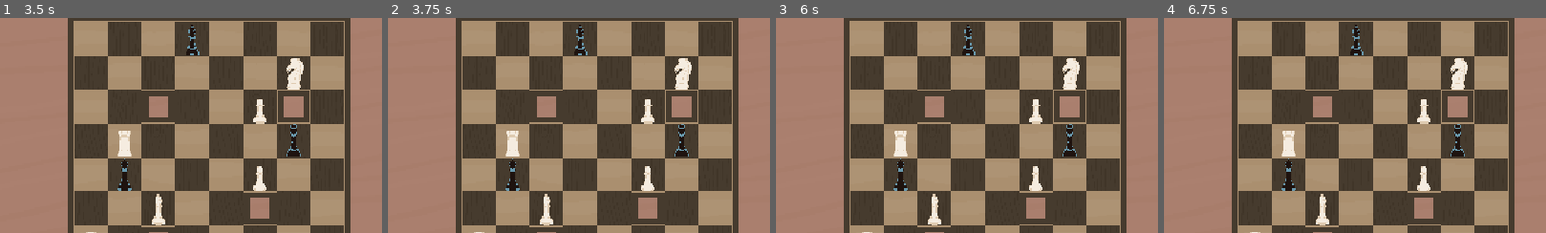
Above: before the commit, frames 1-4 (left to right).
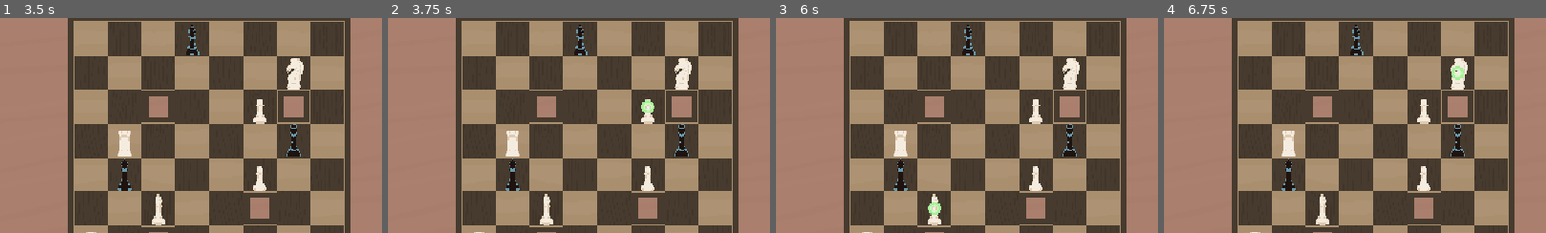
Above: after the commit, the same moments.

Repository: yourname3/gmtk-2026
Game: Godot game, scene res://levels/random4.tscn
Two runs of this game, one before a commit and one after it. Both use one fixed random seed, a clock stepped at 60 frames per second and the inputs below. This scene is started directly instead of the project's main scene.
Inputs (mouse positions are % of the whole screen's width and height, from its top left):
- Up to frame 1 (3.5 s): click (79, 40) at 0.5 s; click (79, 40) at 1.25 s; click (79, 40) at 2 s; click "Undo" at 2.75 s
- Up to frame 2 (3.75 s): tap Enter at 3.5 s; move the mouse to (57, 21) at 3.52 s; click (57, 21) at 3.6 s
- Up to frame 3 (6 s): click (84, 42) at 4.25 s; click "Resume" at 5 s; tap Space at 5.75 s; move the mouse to (43, 44) at 5.77 s; click (43, 44) at 5.85 s
- Up to frame 4 (6.75 s): tap Enter at 6.5 s; move the mouse to (61, 13) at 6.52 s; click (61, 13) at 6.6 s
The pictures show only the part of the screen within x 23-73%, y 0-50%; the shares and areas given below are measured in that part.

Frame 1 is identical in both runs. In frame 2, 0.1% of the frame differs, in the area x 66-70%, y 38-44%; in frame 3, 0.1%; in frame 4, 0.1%, in the area x 75-79%, y 22-29%.

Commit message:
board highlighter preview for advance moves

Diff:
--- a/board_highlighter/board_highlighter.gd
+++ b/board_highlighter/board_highlighter.gd
@@ -10,6 +10,8 @@
 	LOCATION,
 	LOCATION_ONLY,
 }
+
+var preview_nodes: Array[BoardHighlight] = []
 
 @onready var tink := %Tink
 
@@ -47,6 +49,20 @@
 		if child is BoardHighlight:
 			child.die(fun)
 	highlight_map.clear()
+
+func clear_preview() -> void:
+	for node in preview_nodes:
+		node.queue_free()
+	preview_nodes.clear()
+	SignalBus.preview_cleared.emit()
+
+func preview_move(location: Vector2i) -> void:
+	clear_preview()
+
+	tink.pitch_scale = 1.0
+	tink.play()
+
+	preview_nodes.append(_add_highlight(location.x, location.y))
 
 func _select_move(piece: Piece, location_only: bool) -> Vector2i:
 	select_state = SelectState.LOCATION_ONLY if location_only else SelectState.LOCATION
--- a/piece/piece.gd
+++ b/piece/piece.gd
@@ -118,6 +118,8 @@
 	if not Engine.is_editor_hint():
 		# sprite.set_instance_shader_parameter(&"line_thickness", 0.0)
 		sprite.material.set_shader_parameter(&"line_colour", COLOR_BLACK_LINE if is_black else COLOR_WHITE_LINE)
+
+		SignalBus.preview_cleared.connect(func(): _has_preview_move = false)
 
 var _highlight_tween: Tween = null
 var _highlight_state: bool = false
@@ -322,6 +324,21 @@
 func is_selectable() -> bool:
 	return is_selectable_side() and is_selectable_rank()
 
+var _has_preview_move := false
+func _mouse_enter() -> void:
+	if Card.selected_card != null:
+		var data := Card.selected_card.data
+		match data.ability:
+			CardData.SpecialAbility.ADVANCE_THEN_MOVE:
+				BoardHighlighter.instance.preview_move(Board.instance._clamp_move(tile_pos(), tile_pos() + Vector2i(0, -1), Board.Continuous.HOP))
+				_has_preview_move = true
+			CardData.SpecialAbility.ADVANCE_X_HOP:
+				BoardHighlighter.instance.preview_move(Board.instance._clamp_move(tile_pos(), tile_pos() + Vector2i(0, -Clock.instance.count), Board.Continuous.HOP))
+				_has_preview_move = true
+func _mouse_exit() -> void:
+	if _has_preview_move:
+		BoardHighlighter.instance.clear_preview()
+
 func _input_event(viewport: Viewport, event: InputEvent, shape_idx: int) -> void:
 	if Engine.is_editor_hint(): return
 
--- a/signal_bus.gd
+++ b/signal_bus.gd
@@ -12,3 +12,5 @@
 signal card_finished_playing()
 
 signal undo() # Emitted to resolve undos not handled by Board
+
+signal preview_cleared() # Board highlight previews cleared
